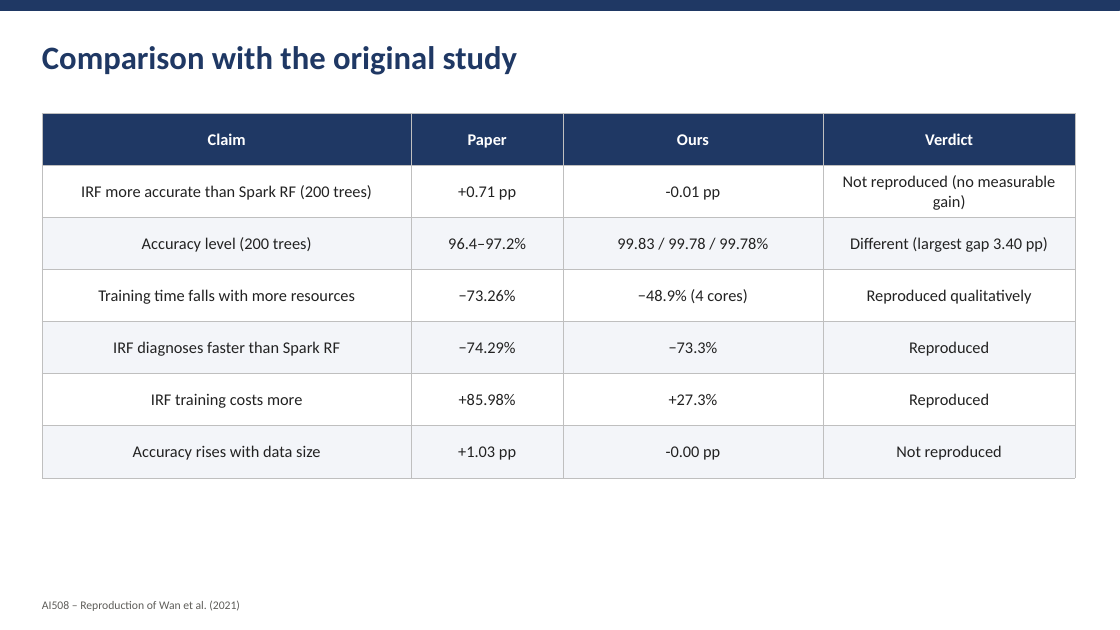
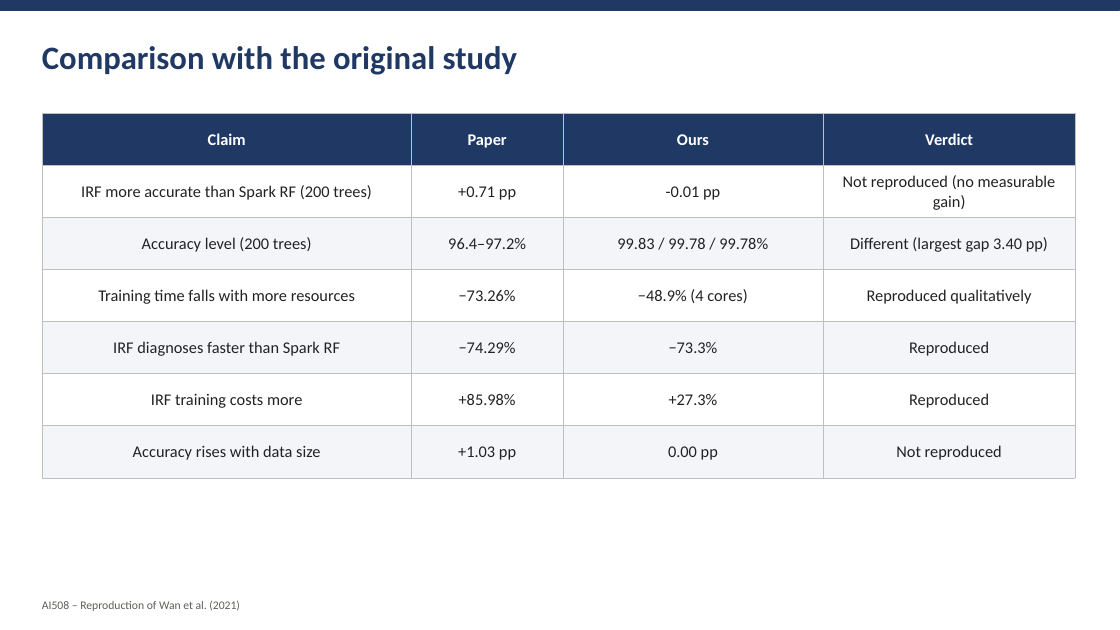
Before and after one commit to amnaaljasmi701/ai508-bearing-irf-reproduction, a slide deck: slide 10 of report/AI508_A2_Presentation.pptx. Drawn at 1120x630 pixels with LibreOffice and Linux fonts; fonts in the diff are those of the drawing. Boxes give left, top, right and bottom in pixels: in the first picture for what was removed or moved away, otherwise in the second. Text is boxed around its words. In the diff, an @@ line names an element or a change of style, - is before the commit and + after.

Commit message:
Final report and presentation from the full results; discrepancies table, code appendix and AI-use declaration

```diff
--- a/report/AI508_A2_Presentation.pptx
+++ b/report/AI508_A2_Presentation.pptx
@@ table at (42, 113, 1075, 464) @@
-row 7, column 3: -0.00 pp
+row 7, column 3: 0.00 pp
```
Also in this commit, not shown: 4 other slides changed, 18 other files.
